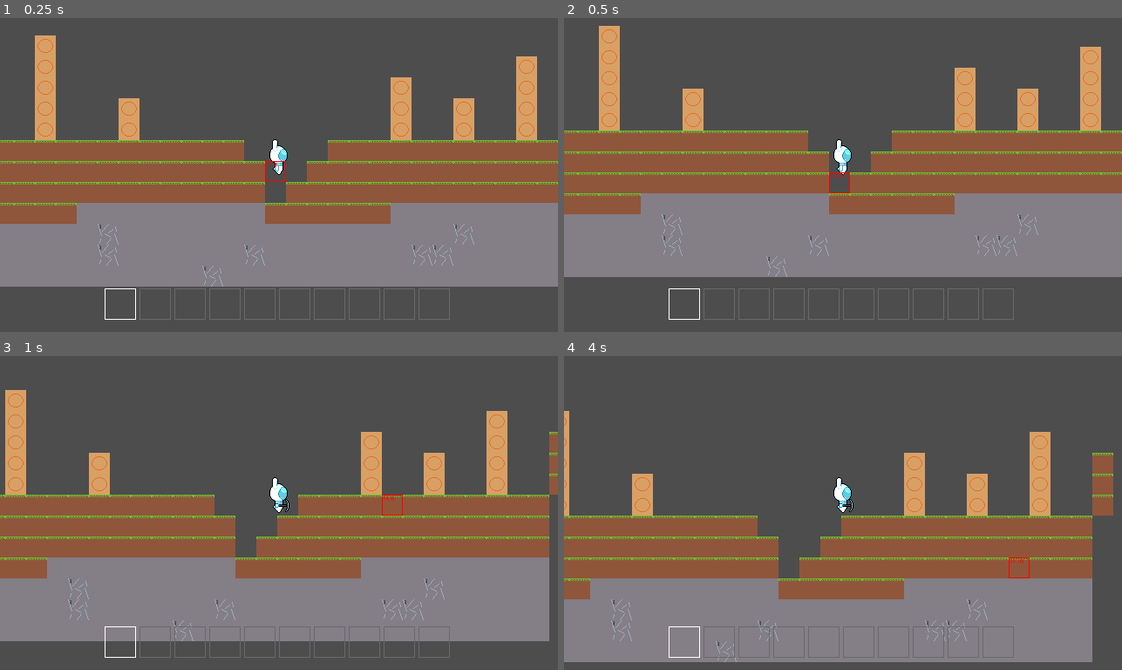
Above: before the commit, frames 1-4 (two rows, left to right).
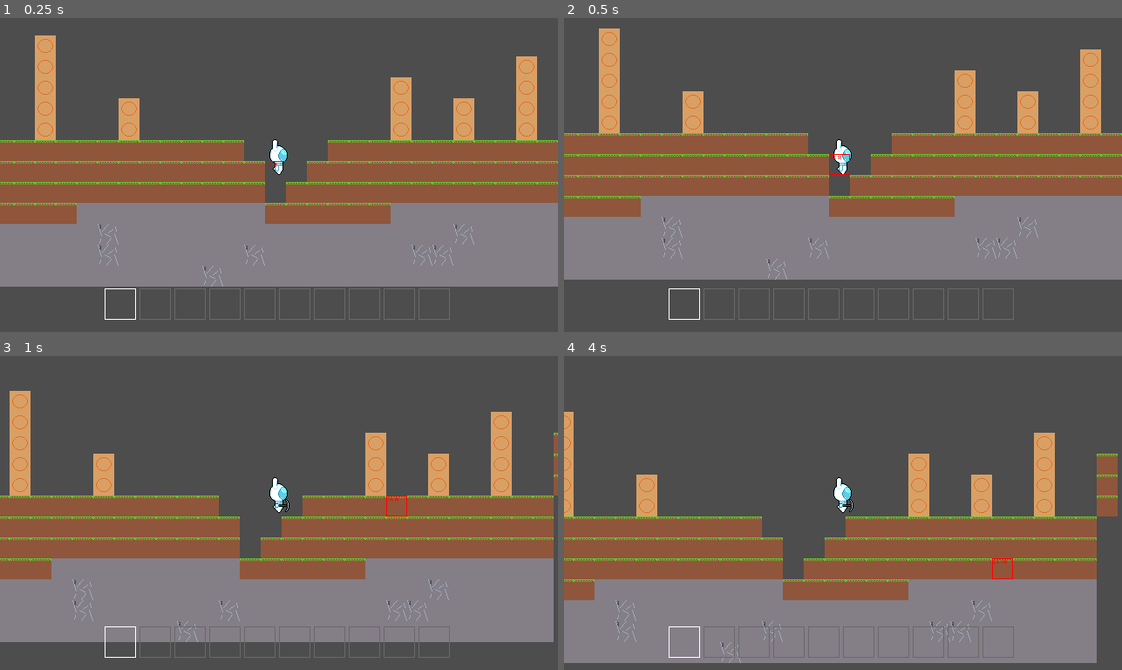
Above: after the commit, the same moments.

Repository: GriffinRio/Game-likeJam10
Game: Godot game, scene res://main.tscn
Two runs of this game, one before a commit and one after it. Both use one fixed random seed, a clock stepped at 60 frames per second and the inputs below.
Inputs (mouse positions are in pixels of both pictures, inside the frame that each line leads up to):
- Up to frame 1 (0.25 s): no input
- Up to frame 2 (0.5 s): no input
- Up to frame 3 (1 s): move the mouse to (401, 497) at 0.52 s; press the mouse at (401, 497) at 0.53 s; hold D (Move_Right) from 0.53 s (still down); tap W (Jump) at 0.77 s
- Up to frame 4 (4 s): move the mouse to (731, 528) at 1.27 s; release the mouse at (731, 528) at 1.28 s; right-click (731, 528) at 1.35 s; tap W (Jump) at 1.52, 3.02, 3.77 s; move the mouse to (898, 443) at 2.02 s; release D (Move_Right) at 2.03 s; hold A (Move_Left) 2.03-2.78 s; hold Mouse wheel down (Switch_Item_Down) 2.03-2.78 s; move the mouse to (815, 575) at 2.77 s; hold D (Move_Right) from 2.78 s (still down); tap Mouse wheel up (Switch_Item_Up) at 2.85 s; move the mouse to (1010, 560) at 3.52 s; press the mouse at (1010, 560) at 3.53 s

Frame 1 is identical in both runs. In frame 2, 6.5% of the frame differs, in the area x 0-100%, y 2-84%; in frame 3, 6.3%; in frame 4, 6.0%.

Commit message:
switched to rectangle collider becuase i feel like it makes more sense.

Diff:
--- a/gameLikeJam10/Characters/player.gd
+++ b/gameLikeJam10/Characters/player.gd
@@ -10,8 +10,8 @@
 
 const SPEED = 100.0
 const JUMP_VELOCITY = -225.0
-const HEIGHT = 42.0
-const RADIUS = 11.5
+const HEIGHT = 41.0 / 2
+const RADIUS = 21.0 / 2
 
 @onready var inventory: Inventory = $Inventory
 @onready var _animated_sprite = $AnimatedSprite2D
@@ -77,7 +77,7 @@
 	var height_sign = 1
 	for i in range(2):
 		for j in range(2):
-			corners.append(Tile_Map.map_coord(Vector2(collision_position.x + (RADIUS * radius_sign), collision_position.y + (HEIGHT/2 * height_sign))))
+			corners.append(Tile_Map.map_coord(Vector2(collision_position.x + (RADIUS * radius_sign), collision_position.y + (HEIGHT * height_sign))))
 			radius_sign *= -1
 		height_sign = -1
 		radius_sign = 1
--- a/gameLikeJam10/Characters/player.tscn
+++ b/gameLikeJam10/Characters/player.tscn
@@ -5,9 +5,8 @@
 [ext_resource type="Texture2D" uid="uid://dxc7kjcubb3yo" path="res://Assets/Art/Player_Mine.png" id="3_65n15"]
 [ext_resource type="Texture2D" uid="uid://byhcuy2y4a85c" path="res://Assets/Art/Player_Walk.png" id="3_vb825"]
 
-[sub_resource type="CapsuleShape2D" id="CapsuleShape2D_sh265"]
-radius = 11.5
-height = 42.0
+[sub_resource type="RectangleShape2D" id="RectangleShape2D_65n15"]
+size = Vector2(21, 41)
 
 [sub_resource type="AtlasTexture" id="AtlasTexture_7mycd"]
 atlas = ExtResource("3_vb825")
@@ -91,8 +90,8 @@
 script = ExtResource("1_4flbx")
 
 [node name="CollisionShape2D" type="CollisionShape2D" parent="." unique_id=293915605]
-position = Vector2(0, -21)
-shape = SubResource("CapsuleShape2D_sh265")
+position = Vector2(-0.5, -20.5)
+shape = SubResource("RectangleShape2D_65n15")
 
 [node name="Camera2D" type="Camera2D" parent="." unique_id=1141743126]
 
